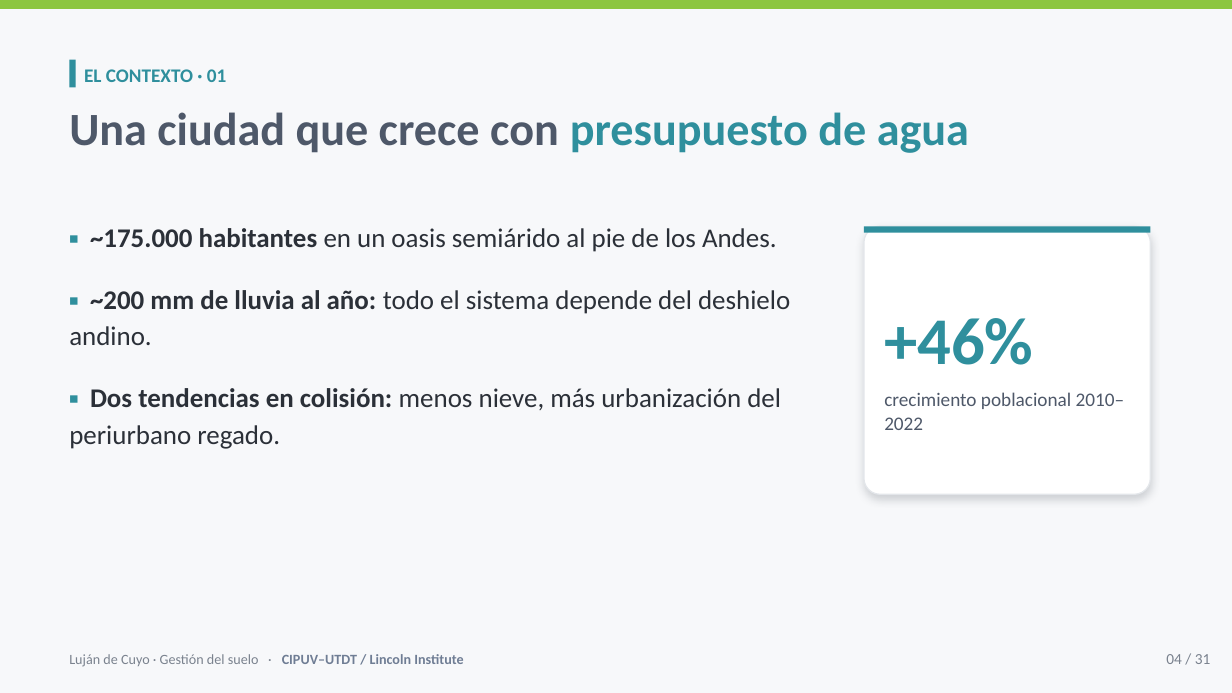
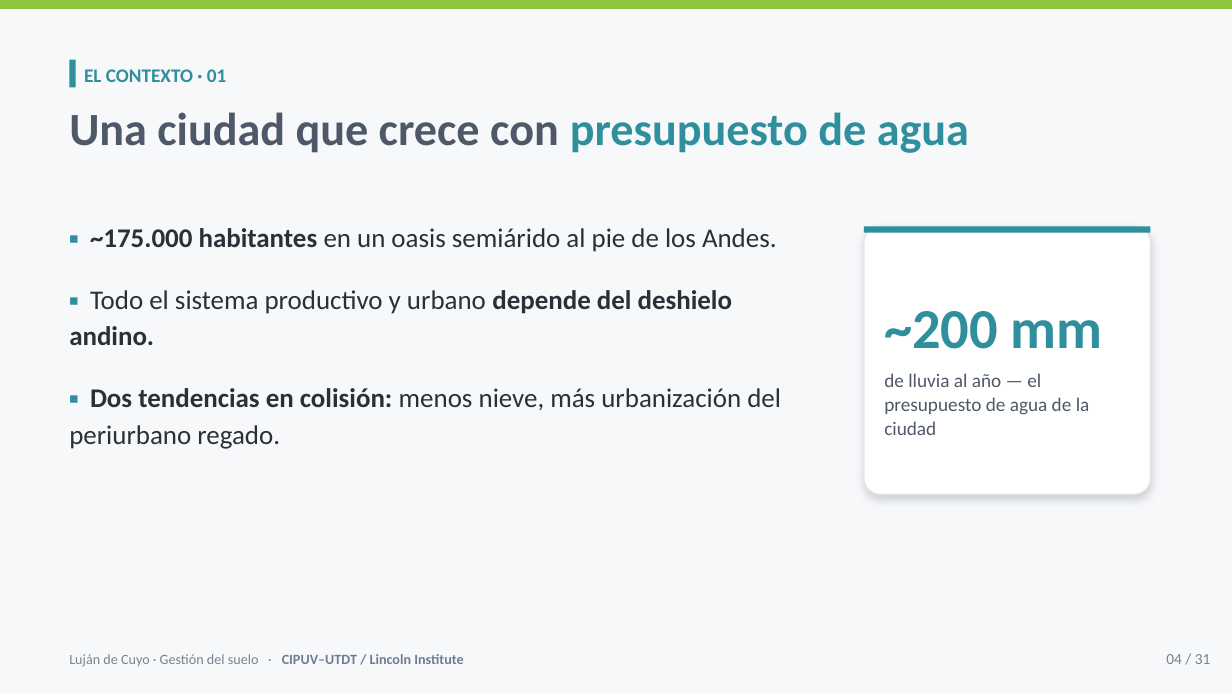
Before and after one commit to cgoytia-droid/cgoytia-droid.github.io, a slide deck: slide 4 of presentations/lujan-de-cuyo-gestion-suelo.pptx. Drawn at 1232x693 pixels with LibreOffice and Linux fonts; fonts in the diff are those of the drawing. Boxes give left, top, right and bottom in pixels: in the first picture for what was removed or moved away, otherwise in the second. Text is boxed around its words. In the diff, an @@ line names an element or a change of style, - is before the commit and + after.

```diff
--- a/presentations/lujan-de-cuyo-gestion-suelo.pptx
+++ b/presentations/lujan-de-cuyo-gestion-suelo.pptx
@@ text at box(69, 290, 732, 345): text changed @@
-▪ ~200 mm de lluvia al año: todo el sistema depende del deshielo andino.
+▪ Todo el sistema productivo y urbano depende del deshielo andino.
@@ text at box(884, 311, 1103, 435): text changed @@
-+46%
-crecimiento poblacional 2010–2022
+~200 mm
+de lluvia al año — el presupuesto de agua de la ciudad
```
Also in this commit, not shown: 2 other files.
